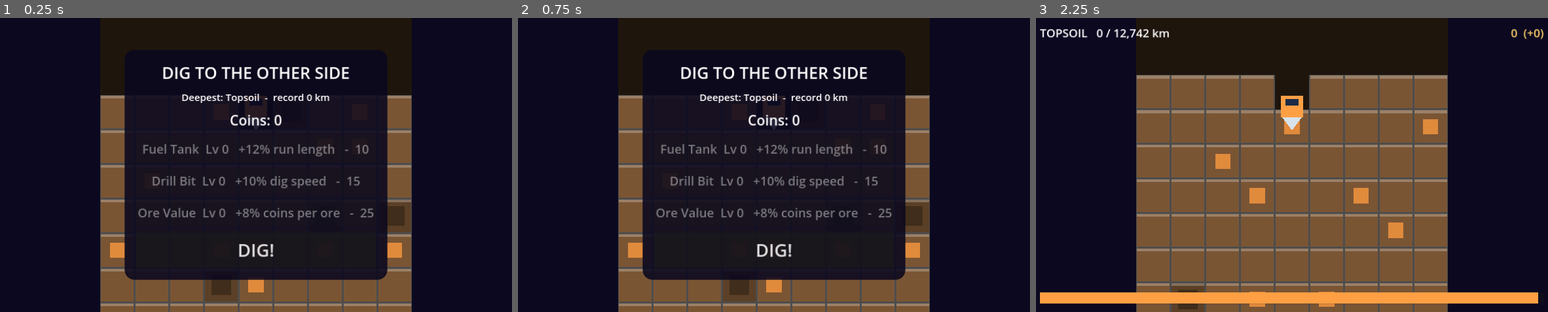
Above: before the commit, frames 1-3 (left to right).
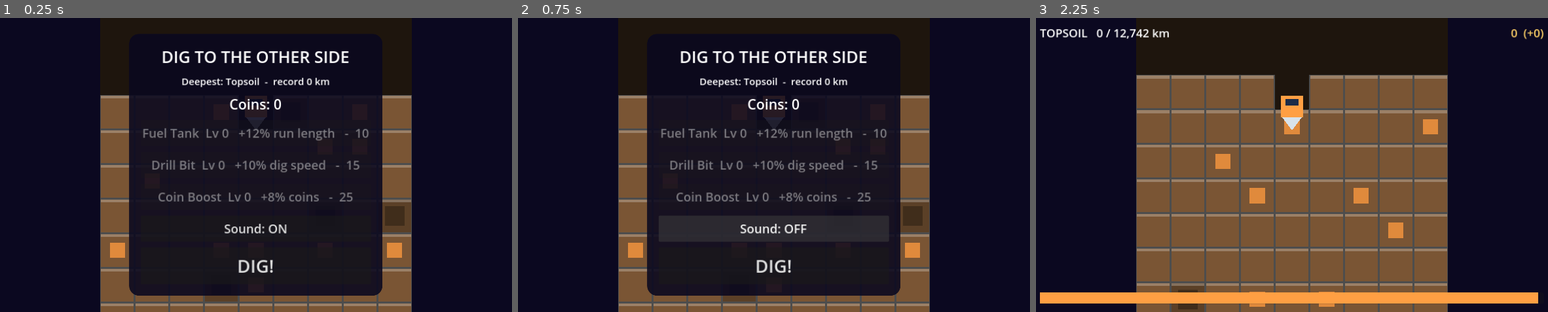
Above: after the commit, the same moments.

Repository: vishnu-1709/dig-to-the-other-side
Game: Godot game, scene res://scenes/main.tscn
Same seed, same stepped clock (60 frames per second), same inputs: the game is played once before the commit and once after it.
Inputs (mouse positions are in pixels of both pictures, inside the frame that each line leads up to):
- Up to frame 1 (0.25 s): no input
- Up to frame 2 (0.75 s): click (774, 229) at 0.5 s, where only the run after the commit has a clickable "Sound: ON"
- Up to frame 3 (2.25 s): click (1292, 229) at 1.25 s, where only the run after the commit has a clickable "Sound: OFF"; click "DIG!" at 2 s

The runs differ from the first frame. In frame 1, 10% of the frame differs, in the area x 24-76%, y 11-95%; in frame 2, 10%; in frame 3, nothing differs.

Commit message:
ui: rename Ore Value to Coin Boost; sound toggle; iOS plays audio with silent switch on
Co-Authored-By: Claude Opus 5.5 <noreply@anthropic.com>
Claude-Session: https://claude.ai/code/session_01T7MxQfwFdgjEjqaf8u8Lim

Diff:
--- a/data/upgrades.json
+++ b/data/upgrades.json
@@ -2,7 +2,7 @@
   "_doc": "Cost of level n (0-based, buying level n+1) = base_cost * growth^n. Effect is multiplicative per level unless 'additive' is true.",
   "fuel":   { "name": "Fuel Tank",   "effect": 1.12, "base_cost": 10,  "growth": 1.15, "max": 100, "desc": "+12% run length" },
   "drill":  { "name": "Drill Bit",   "effect": 1.10, "base_cost": 15,  "growth": 1.17, "max": 100, "desc": "+10% dig speed" },
-  "ore":    { "name": "Ore Value",   "effect": 1.08, "base_cost": 25,  "growth": 1.18, "max": 100, "desc": "+8% coins per ore" },
+  "ore":    { "name": "Coin Boost",  "effect": 1.08, "base_cost": 25,  "growth": 1.18, "max": 100, "desc": "+8% coins" },
   "magnet": { "name": "Magnet",      "effect": 1,    "additive": true, "base_cost": 200, "growth": 1.6,  "max": 10,  "desc": "Pulls ore from 1 more tile" },
   "shield": { "name": "Heat Shield", "effect": 0.90, "base_cost": 150, "growth": 1.4,  "max": 15,  "desc": "Hazards hurt 10% less" },
   "miners": { "name": "Auto-Miners", "effect": 1,    "additive": true, "base_cost": 500, "growth": 1.25, "max": 50,  "desc": "+1 miner earning while away" }
--- a/scenes/main.gd
+++ b/scenes/main.gd
@@ -18,6 +18,7 @@
 var _hub_coins: Label
 var _hub_record: Label
 var _buy_buttons := {}
+var _sound_btn: Button
 var _hud: Control
 var _hud_depth: Label
 var _hud_coins: Label
@@ -31,6 +32,9 @@
 	autoplay = "--autoplay" in OS.get_cmdline_user_args()
 	if autoplay:
 		Engine.time_scale = 8.0
+	if OS.has_feature("web"):
+		# iOS: play sound even when the silent switch is on (Safari 16.4+)
+		JavaScriptBridge.eval("if (navigator.audioSession) { navigator.audioSession.type = 'playback'; }")
 	get_tree().root.size_changed.connect(_apply_layout)
 	_apply_layout()
 	shaft = preload("res://scenes/shaft.gd").new()
@@ -191,6 +195,8 @@
 	for key in Game.UPGRADE_KEYS:
 		var b := _button(hv, "", _buy.bind(key))
 		_buy_buttons[key] = b
+	_sound_btn = _button(hv, "", _toggle_sound)
+	_update_sound_btn()
 	var dig := _button(hv, "DIG!", _start_run)
 	dig.custom_minimum_size = Vector2(0, 90)
 	dig.add_theme_font_size_override("font_size", 44)
@@ -235,7 +241,18 @@
 	dbl.add_theme_color_override("font_color", Color("7ff3ff"))
 
 
+func _toggle_sound() -> void:
+	Music.set_muted(not Music.muted)
+	_update_sound_btn()
+	Save.save_game()
+
+
+func _update_sound_btn() -> void:
+	_sound_btn.text = "Sound: ON" if not Music.muted else "Sound: OFF"
+
+
 func _refresh_hub() -> void:
+	_update_sound_btn()
 	_hub_coins.text = "Coins: %s" % Game.fmt(Game.coins)
 	var b: Dictionary = Game.biomes[Game.deepest_biome]
 	_hub_record.text = "Deepest: %s  -  record %s km" % [b["name"], Game.fmt(Game.depth_km(Game.best_row))]
--- a/scripts/autoload/music.gd
+++ b/scripts/autoload/music.gd
@@ -20,6 +20,7 @@
 const MELODY := [0, 2, 4, 7, 4, 2, 7, 9]
 
 var running := false
+var muted := false
 var biome := 0
 var heat := 0.0
 
@@ -48,7 +49,12 @@
 		add_child(p)
 		_pool.append(p)
 	Portal.ad_started.connect(func(): AudioServer.set_bus_mute(0, true))
-	Portal.ad_finished.connect(func(): AudioServer.set_bus_mute(0, false))
+	Portal.ad_finished.connect(func(): AudioServer.set_bus_mute(0, muted))
+
+
+func set_muted(m: bool) -> void:
+	muted = m
+	AudioServer.set_bus_mute(0, m)
 
 
 # ---------------- game hooks ----------------
--- a/scripts/autoload/save.gd
+++ b/scripts/autoload/save.gd
@@ -43,6 +43,7 @@
 		"levels": Game.levels,
 		"deepest_biome": Game.deepest_biome,
 		"best_row": Game.best_row,
+		"muted": Music.muted,
 		"saved_at": Time.get_unix_time_from_system(),
 	}
 	var f := FileAccess.open(PATH, FileAccess.WRITE)
@@ -69,6 +70,7 @@
 		Game.levels[k] = int(lv.get(k, 0))
 	Game.deepest_biome = clampi(int(data.get("deepest_biome", 0)), 0, Game.biomes.size() - 1)
 	Game.best_row = int(data.get("best_row", 0))
+	Music.set_muted.call_deferred(bool(data.get("muted", false)))
 	print("SAVE loaded coins=%.0f deepest=%d" % [Game.coins, Game.deepest_biome])
 
 
